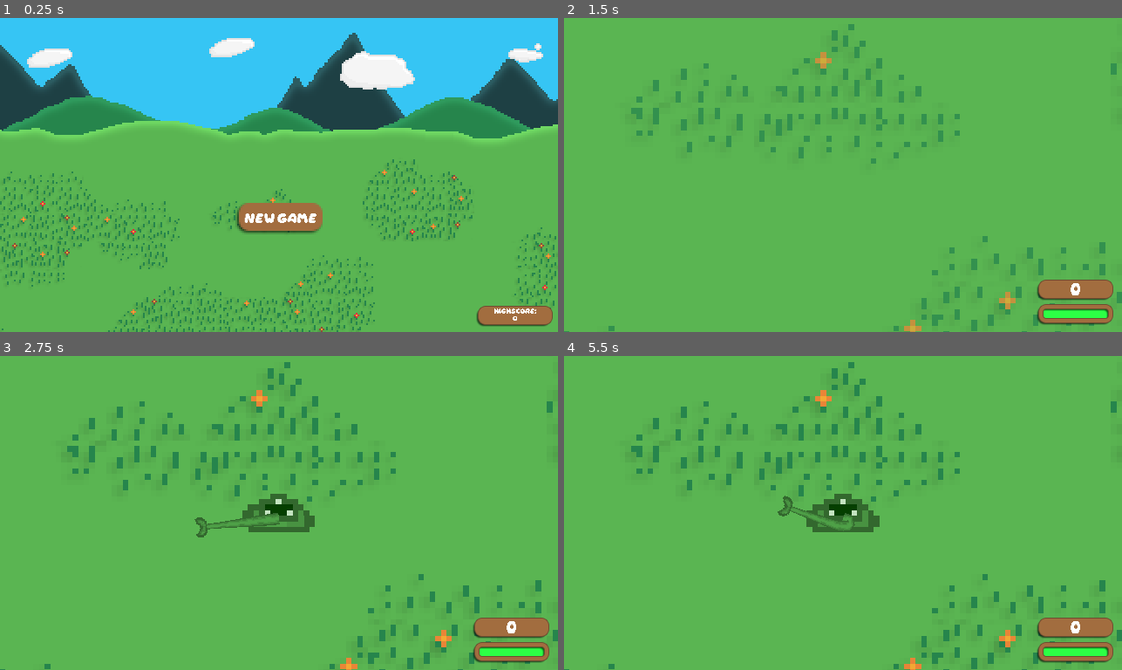
Above: before the commit, frames 1-4 (two rows, left to right).
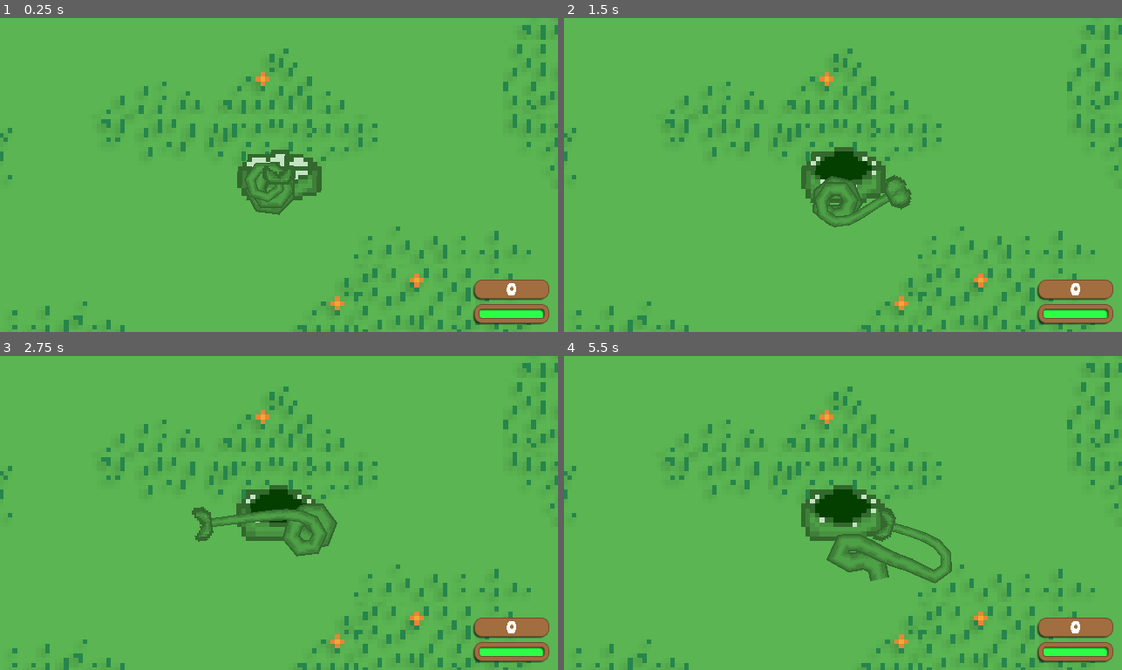
Above: after the commit, the same moments.

Repository: AvilS-PL/Godot_GameJam1
Game: Godot game, scene res://world.tscn
Same seed, same stepped clock (60 frames per second), same inputs: the game is played once before the commit and once after it. Before the commit the project starts from res://main_menu.tscn.
Inputs (mouse positions are in pixels of both pictures, inside the frame that each line leads up to):
- Up to frame 1 (0.25 s): no input
- Up to frame 2 (1.5 s): click (843, 218) at 0.5 s, where only the run before the commit has a clickable "NEW GAME"; move the mouse to (965, 159) at 1.27 s; press the mouse at (965, 159) at 1.28 s
- Up to frame 3 (2.75 s): move the mouse to (167, 528) at 2.02 s; release the mouse at (167, 528) at 2.03 s; right-click (167, 528) at 2.1 s
- Up to frame 4 (5.5 s): move the mouse to (898, 443) at 2.77 s; press the mouse at (898, 443) at 2.78 s; move the mouse to (815, 575) at 3.52 s; release the mouse at (815, 575) at 3.53 s; right-click (815, 575) at 3.6 s; move the mouse to (1010, 560) at 4.27 s; press the mouse at (1010, 560) at 4.28 s; move the mouse to (675, 465) at 5.02 s; release the mouse at (675, 465) at 5.03 s; right-click (675, 465) at 5.1 s

The runs differ from the first frame. In frame 1, 47% of the frame differs, in the area x 0-100%, y 0-100%; in frame 2, 9.5%; in frame 3, 9.1%; in frame 4, 10%.

Commit message:
experimental features in version 0.3

Diff:
--- a/project.godot
+++ b/project.godot
@@ -11,7 +11,7 @@
 [application]
 
 config/name="GameJam 1"
-run/main_scene="res://main_menu.tscn"
+run/main_scene="res://world.tscn"
 config/features=PackedStringArray("4.2", "Mobile")
 config/icon="res://icon.svg"
 
@@ -57,4 +57,4 @@
 [rendering]
 
 textures/canvas_textures/default_texture_filter=0
-renderer/rendering_method="mobile"
+renderer/rendering_method="gl_compatibility"
--- a/units/player/arm.gd
+++ b/units/player/arm.gd
@@ -49,14 +49,84 @@
 		dest.y = start.y + segments*segment_length + 1
 	if dest.y < start.y - segments*segment_length - 1:
 		dest.y = start.y - segments*segment_length - 1
+
+	#prevent collapse
+	#for i in get_point_count() - 2:
+	for i in get_point_count() - 2:
+		var p1 = points[get_point_count() - 1 - i] - points[get_point_count() - 2 - i]
+		var p_main = points[get_point_count() - 2 - i] - start
+		var p2 = points[get_point_count() - 3 - i] - points[get_point_count() - 2 - i]
+
+		var ang1 = p1.angle()
+		#if ang1 < 0: ang1 += 2*PI
+		var ang2 = p2.angle()
+		#if ang2 < 0: ang2 += 2*PI
+		#if ang1 > ang2: print(ang1 - ang2)
+		#else: print(ang2 - ang1)
+
+		var ang_main = abs(ang1-ang2)
+		var ang_main_reduced = ang_main
+		if ang_main_reduced > PI: ang_main_reduced = 2*PI - ang_main
+		var b_a = PI/2.2
+		#print(ang_main_reduced)
+		if ang1 < ang2:
+			if ang_main > PI:
+				if ang_main_reduced < PI/b_a:
+					var pos_main = Vector2(segment_length * cos(ang1-PI/b_a), segment_length * sin(ang1-PI/b_a))
+					#"l1"
+					pos_main += points[get_point_count() - 2 - i]
+					points[get_point_count() - 3 - i] = pos_main
+			else:
+				if ang_main_reduced < PI/2:
+					var pos_main = Vector2(segment_length * cos(ang1+PI/b_a), segment_length * sin(ang1+PI/b_a))
+					#"p1"
+					pos_main += points[get_point_count() - 2 - i]
+					points[get_point_count() - 3 - i] = pos_main
+		else:
+			if ang_main > PI:
+				if ang_main_reduced < PI/b_a:
+					var pos_main = Vector2(segment_length * cos(ang1+PI/b_a), segment_length * sin(ang1+PI/b_a))
+					#"p2"
+					pos_main += points[get_point_count() - 2 - i]
+					points[get_point_count() - 3 - i] = pos_main
+			else:
+				if ang_main_reduced < PI/b_a:
+					var pos_main = Vector2(segment_length * cos(ang1-PI/b_a), segment_length * sin(ang1-PI/b_a))
+					#"l1"
+					pos_main += points[get_point_count() - 2 - i]
+					points[get_point_count() - 3 - i] = pos_main
+		#if abs(ang1 - ang2) > PI:
+			#ang_main = 2*PI - abs(ang1 - ang2)
+			#print(ang_main, "l")
+			#if ang_main < PI/2:
+				#var pos_main = Vector2(segment_length * cos(ang1-PI/2), segment_length * sin(ang1-PI/2))
+				#print(ang_main, " | ", pos_main)
+				#points[get_point_count() - 3 - i] = pos_main
+		#elif (ang1 > 0 and ang2 <0) or (ang1 < 0 and ang2 > 0):
+			#print(ang_main)
+		#else:
+			#if ang1 > ang2:
+				#print(ang_main, "l")
+			#else:
+				#print(ang_main)
+
+	#calculate postions for each
 	points[get_point_count() - 1] = dest
-	for i in get_point_count() - 2:
+	for i in get_point_count() - 1:
 		i = get_point_count() - i - 2
 		points[i] = limit_points(points[i], points[i+1])
 
-	points[0] = start
-	for i in get_point_count() - 1:
-		points[i+1] = limit_points(points[i+1], points[i])
+	#for i in get_point_count() - 2:
+			#var p1 = get_point_count() - i - 1
+			#for j in get_point_count() - i - 3 :
+				#var p2 = p1 - j - 1
+				#if points[p1].distance_to(points[p2]) < segment_length:
+					#points[p2] = limit_points(points[p2], points[p1])
+
+	#limit to start point
+	#points[0] = start
+	#for i in get_point_count() - 1:
+		#points[i+1] = limit_points(points[i+1], points[i])
 
 	#for i in get_point_count() - 1:
 		#if points[i+1].y > 130:
--- a/world.gd
+++ b/world.gd
@@ -23,6 +23,7 @@
 
 func _ready():
 	start_game()
+	$Tier.stop() #!!!
 
 func start_game():
 
@@ -34,17 +35,18 @@
 	$Camera2D.position = map.get_node("Spawn").position
 	$Camera2D.zoom = Vector2(3.2,3.2)
 
-	await get_tree().create_timer(1.0).timeout
-	spawn_ant_nest(45)
+	#await get_tree().create_timer(1.0).timeout #!!!
+	#spawn_ant_nest(45) #!!!
 	player = playerLoad.instantiate()
 	player.position = spawn
 	add_child(player)
 
 	var arm = armLoad.instantiate()
 	arm.start = player.position + Vector2(0, 1)
-	arm.segments = 15
-	arm.segment_size = 0.15
-	arm.segment_length = 1
+	arm.segments = 20 #15!!!
+	arm.segment_size = 0.3 #0.15!!!
+	arm.segment_length = 3 #1 !!!
+	player.grow = 1.4#absent !!!
 	add_child(arm)
 
 func game_over():
Not shown, added: units/player/arm3538.tmp
Not shown, added: units/player/armC6C6.tmp
Not shown, added: units/player/armE366.tmp
Not shown, added: units/player/armEB4D.tmp
